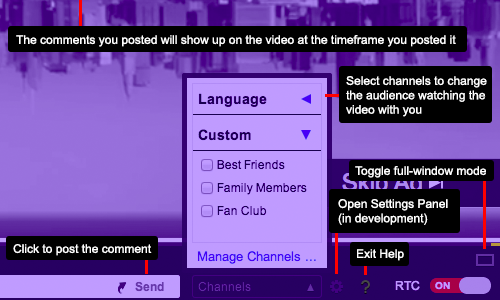
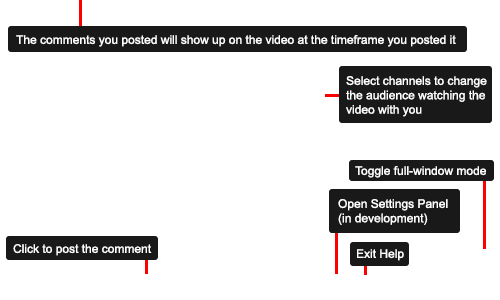
Layered file, before and after one edit (500x300). Changes by layer:
"Rounded Rectangle 8": opacity 100% → 90% over (349, 160, 494, 181)
"Rounded Rectangle 5": opacity 100% → 90% over (350, 242, 409, 266)
"Rounded Rectangle 6": opacity 100% → 90% over (329, 189, 460, 233)
"Rounded Rectangle 7": opacity 100% → 90% over (6, 236, 158, 260)
"Rounded Rectangle 9": opacity 100% → 90% over (339, 66, 492, 123)
"Rounded Rectangle 10": opacity 100% → 90% over (8, 26, 467, 52)
hid "Layer 2" over (0, 0, 500, 300)
hid "Layer 1" over (0, 0, 500, 300)
removed layer "Background" over (0, 0, 500, 300)
